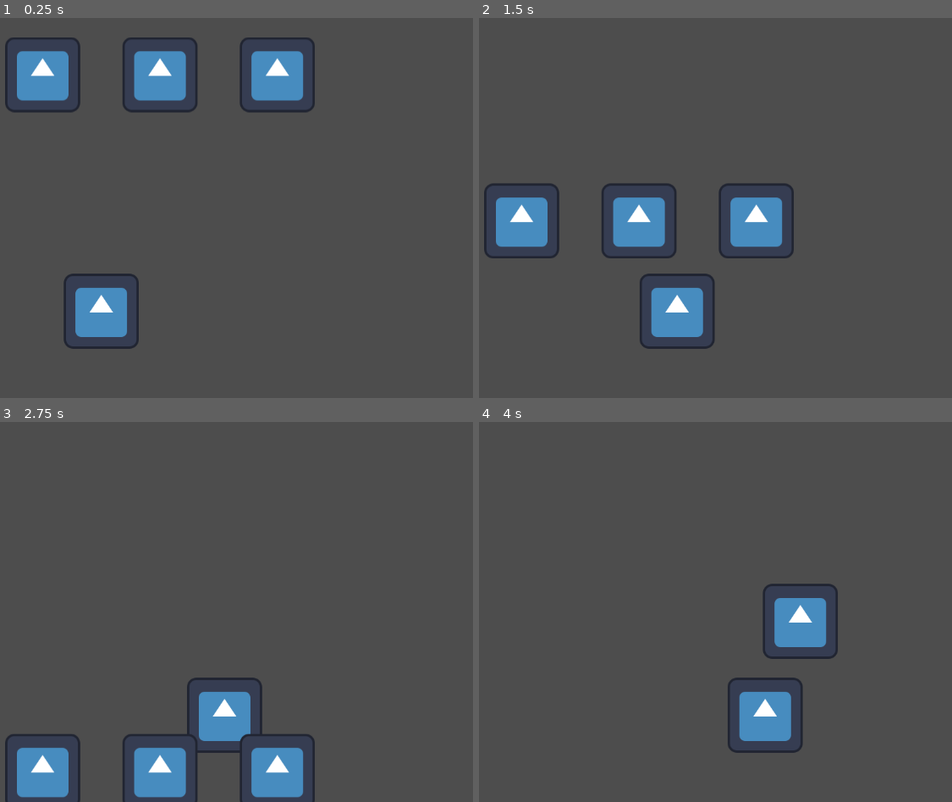
Above: before the commit, frames 1-4 (two rows, left to right).
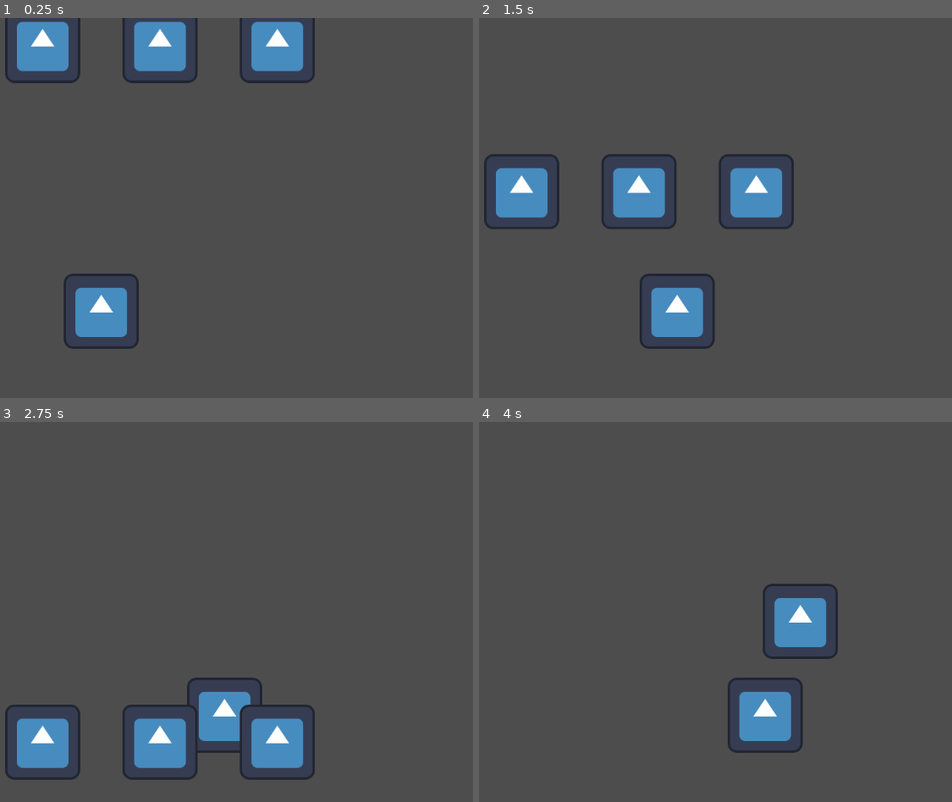
Above: after the commit, the same moments.

Repository: Pchristy03/EAP-Redox
Game: Godot game, scene res://main.tscn
Two runs of this game, one before a commit and one after it. Both use one fixed random seed, a clock stepped at 60 frames per second and the inputs below. The engine's default icon, where the game draws it, is replaced by a stand-in: a white triangle on a blue panel in a dark square.
Inputs:
- Up to frame 1 (0.25 s): no input
- Up to frame 2 (1.5 s): tap Enter (ui_accept) at 0.5, 0.77 s; hold Right (ui_right) 0.53-1.28 s; hold Left (ui_left) from 1.28 s (still down)
- Up to frame 3 (2.75 s): tap Enter (ui_accept) at 1.52 s; release Left (ui_left) at 2.03 s; hold Right (ui_right) from 2.03 s (still down)
- Up to frame 4 (4 s): tap Enter (ui_accept) at 3.02, 3.77 s; release Right (ui_right) at 3.53 s; hold Left (ui_left) from 3.53 s (still down)

The runs differ from the first frame. In frame 1, 6.4% of the frame differs, in the area x 1-67%, y 0-25%; in frame 2, 6.7%, in the area x 1-67%, y 35-64%; in frame 3, 6.5%; in frame 4, nothing differs.

Commit message:
Code Cleaning

Diff:
--- a/asteroid.gd
+++ b/asteroid.gd
@@ -5,13 +5,9 @@
 
 const speed = 200
 
-func init(start_pos, end_pos):
-	position = start_pos
-	velocity_dir = end_pos - start_pos
+func _ready():
+	velocity_dir = Vector2(position.x, position.y + 100) - position
 	velocity_dir = velocity_dir.normalized()
-
-func _ready():
-	pass
 
 func _physics_process(_delta):
 	linear_velocity = velocity_dir * speed
--- a/main.gd
+++ b/main.gd
@@ -9,7 +9,7 @@
 func create_ast(start_points):
 	for i in range(len(start_points)):
 		var aster = ast_scene.instantiate()
-		aster.init(Vector2(start_points[i], 50), Vector2(start_points[i], 500))
+		aster.position = Vector2(start_points[i], 0)
 		aster.add_to_group("Asteroids")
 		add_child(aster)
 
--- a/player.gd
+++ b/player.gd
@@ -2,7 +2,7 @@
 
 signal shoot(location)
 
-const SPEED = 300.0
+const move_speed = 300
 
 const l_boundary = 100
 const r_boundary = 800
@@ -14,9 +14,9 @@
 func _physics_process(_delta):
 	var direction = Input.get_axis("ui_left", "ui_right")
 	if direction:
-		velocity.x = direction * SPEED
+		velocity.x = direction * move_speed
 	else:
-		velocity.x = move_toward(velocity.x, 0, SPEED)
+		velocity.x = move_toward(velocity.x, 0, move_speed)
 
 	if position.x <= l_boundary and velocity.x < 0:
 		velocity = Vector2.ZERO
--- a/ship.tscn
+++ b/ship.tscn
@@ -1,5 +1,5 @@
 [gd_scene format=3 uid="uid://bf43rvkb77bkq"]
 
-[node name="Ship" type="StaticBody2D"]
+[node name="Ship" type="RigidBody2D"]
 
 [node name="Sprite2D" type="Sprite2D" parent="."]
